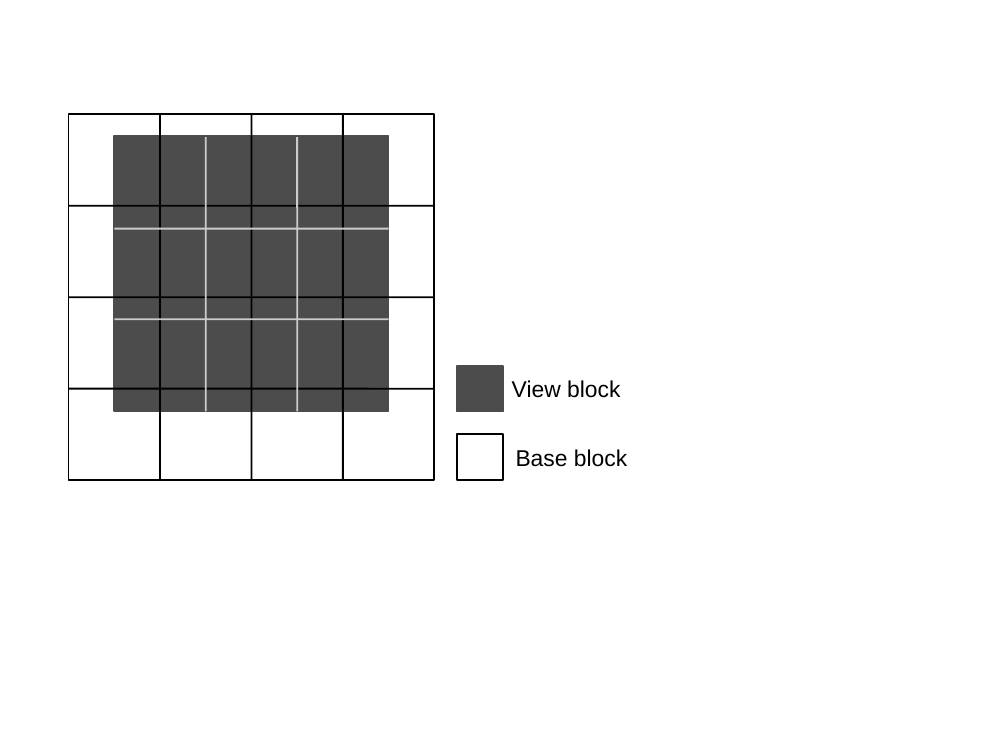
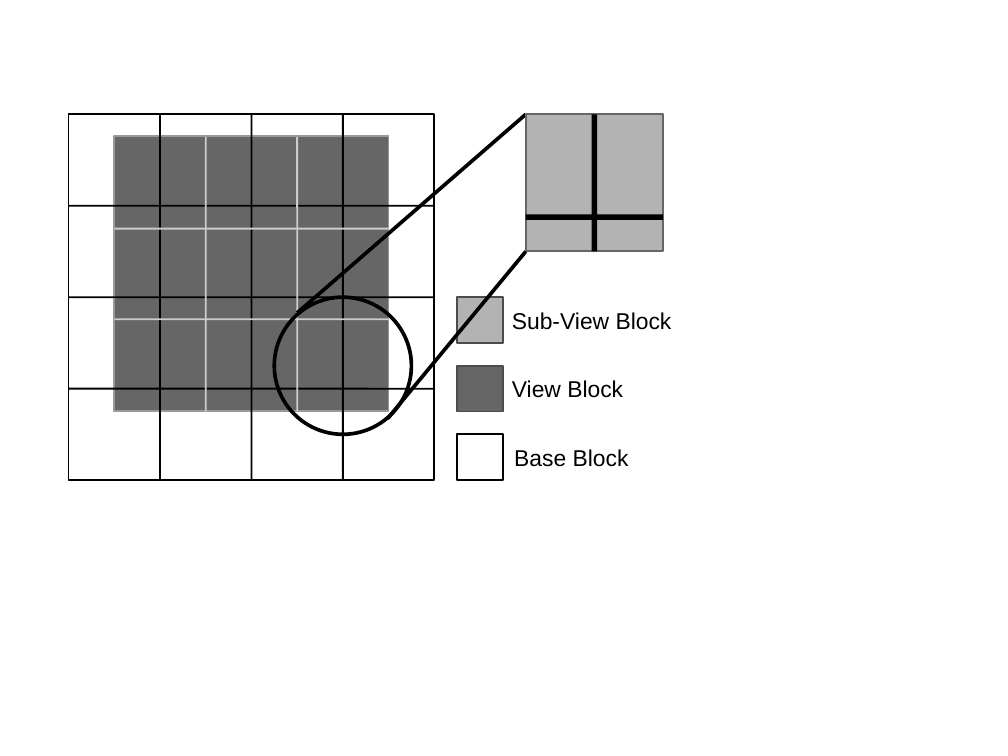
Before and after one commit to seyatutome/distnumpy, a slide deck: slide 1 of papers/second/gfx/view_blocks.odp. Drawn at 1008x756 pixels with LibreOffice and Linux fonts; fonts in the diff are those of the drawing. Boxes give left, top, right and bottom in pixels: in the first picture for what was removed or moved away, otherwise in the second. Text is boxed around its words. In the diff, an @@ line names an element or a change of style, - is before the commit and + after.

```diff
--- a/papers/second/gfx/view_blocks.odp
+++ b/papers/second/gfx/view_blocks.odp
@@ line added from (297, 313) to (526, 114), #000000 2.89 pt @@
@@ rectangle added at box(526, 114, 663, 252), fill #B3B3B3, outline #666666 1.45 pt @@
@@ line added from (595, 114) to (595, 252), #000000 4.31 pt @@
@@ rectangle at box(114, 136, 389, 411): fill #4C4C4C to #666666; outline #4C4C4C 1.45 pt to #999999 1.45 pt @@
@@ line added from (526, 218) to (663, 218), #000000 4.31 pt @@
@@ line added from (388, 419) to (526, 252), #000000 2.89 pt @@
@@ ellipse added at box(274, 297, 412, 434), outline #000000 2.89 pt @@
@@ rectangle added at box(457, 297, 503, 343), fill #B3B3B3, outline #4C4C4C 1.45 pt @@
@@ text added at box(512, 312, 672, 330), 18 pt, text #000000 @@
+Sub-View Block
@@ rectangle at box(457, 366, 503, 412): fill #4C4C4C to #666666 @@
@@ text at box(512, 380, 623, 398): text changed @@
-View block
+View Block
@@ text at box(514, 449, 629, 467): text changed @@
-Base block
+Base Block
```
Also in this commit, not shown: 5 other files.
